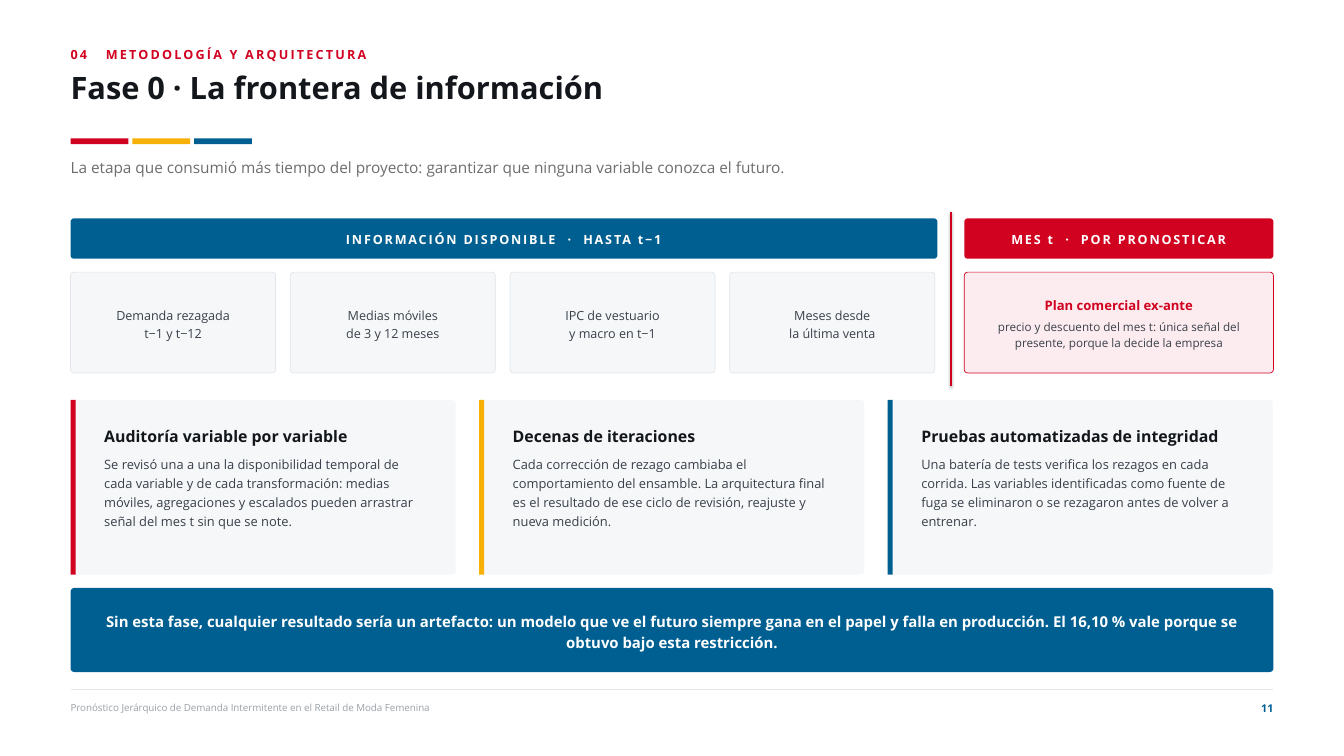
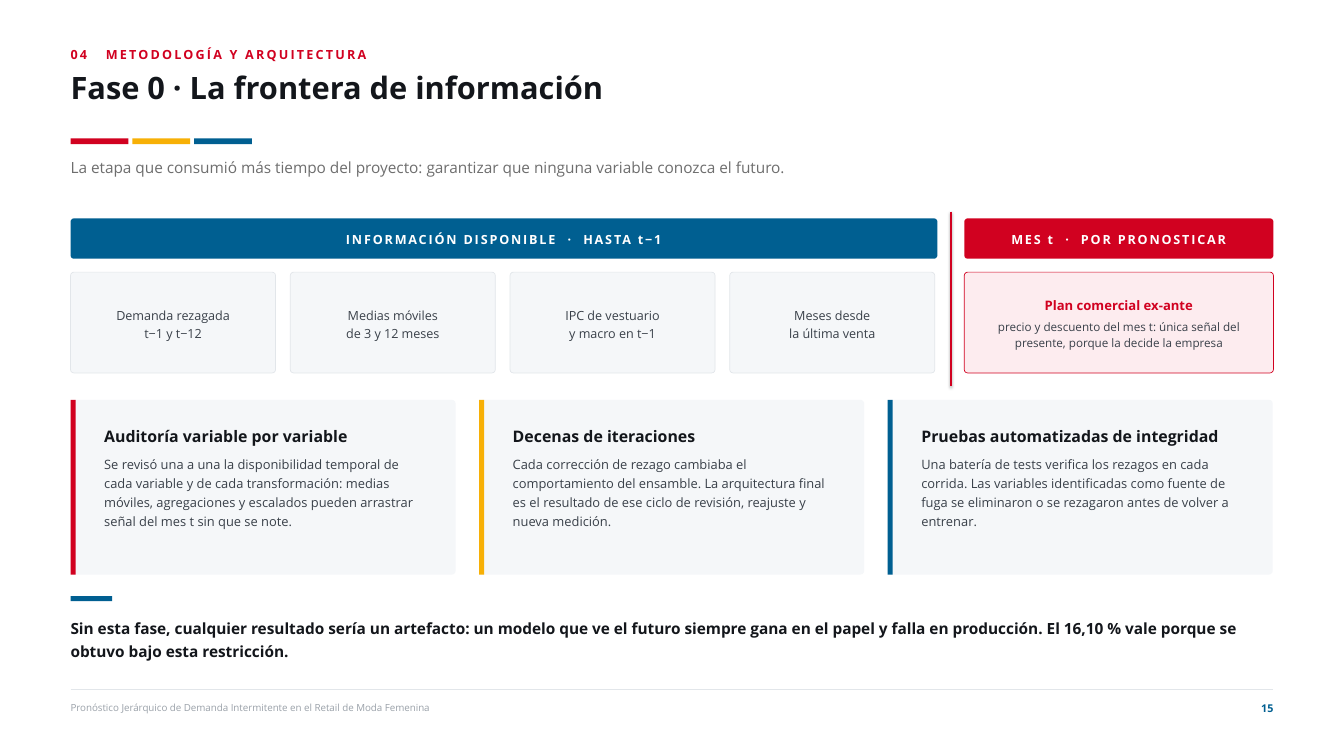
Before and after one commit to joako0o/PPT, a slide deck: slide 15 of Defensa_Tesis_Estructurada.pptx (slide 11 before the commit). Drawn at 1344x756 pixels with LibreOffice and Linux fonts; fonts in the diff are those of the drawing. Boxes give left, top, right and bottom in pixels: in the first picture for what was removed or moved away, otherwise in the second. Text is boxed around its words. In the diff, an @@ line names an element or a change of style, - is before the commit and + after.

```diff
--- a/Defensa_Tesis_Estructurada.pptx
+++ b/Defensa_Tesis_Estructurada.pptx
@@ rounded rectangle removed at (x1=71, y1=588, x2=1273, y2=672) @@
@@ rectangle added at (x1=71, y1=596, x2=112, y2=601), fill #005F91 @@
@@ text "Sin esta fase, cualquier resultado ..." moved from (x1=106, y1=615, x2=1237, y2=652) to (x1=71, y1=622, x2=1237, y2=661) @@
@@ text "Sin esta fase, cualquier resultado ..." at (x1=71, y1=622, x2=1237, y2=661): size 16 to 16.5 pt, text colour #FFFFFF to #13161B; alignment centre to left; line spacing 1.18 to 1.28; vertical alignment middle to top @@
@@ text at (x1=1261, y1=704, x2=1273, y2=712): text changed @@
-11
+15
```
Also in this commit, not shown: 35 other slides changed, 6 slides added, 4 other files.
